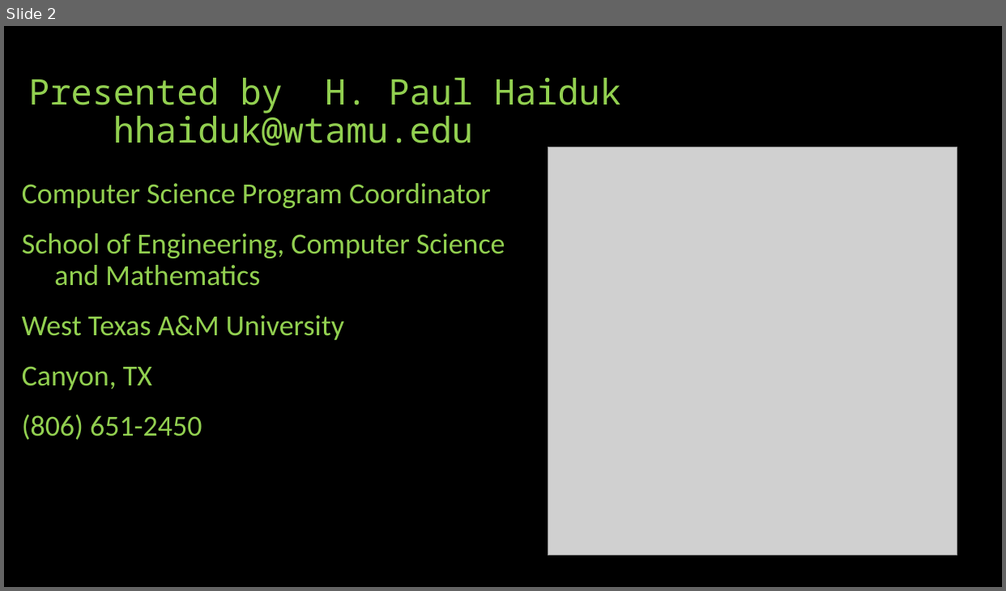
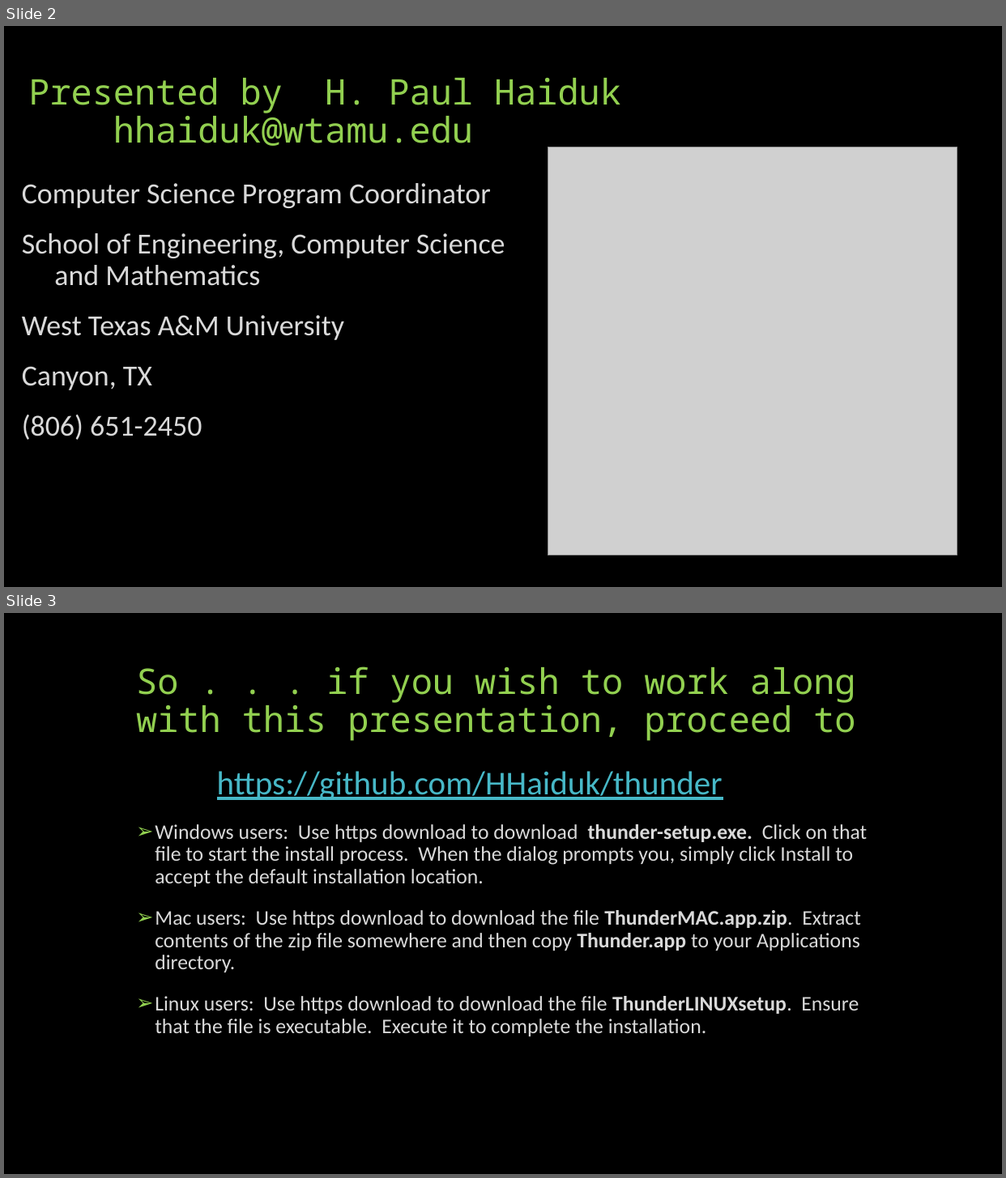
Before and after one commit to HHaiduk/thunder, a slide deck: Thunder_the_Robot.pptx. Shown one above the other, each under a label of ours: slide 2 before the commit, slides 2 and 3 after it. The pictures are 1006x591 and 1006x1178 pixels, drawn with LibreOffice and Linux fonts; fonts in the diff are those of the drawing; grey boxes stand for pictures. Boxes give left, top, right and bottom in pixels: in the first picture for what was removed or moved away, otherwise in the second. Text is boxed around its words. In the diff, an @@ line names an element or a change of style, - is before the commit and + after.

```diff
--- a/Thunder_the_Robot.pptx
+++ b/Thunder_the_Robot.pptx
@@ slide 3 added at (4, 613, 1002, 1174), background #000000 @@
@@ title added at (136, 666, 856, 741), 34 pt, text #92D050 @@
+So . . . if you wish to work along with this presentation, proceed to
@@ text added at (155, 771, 867, 1037), 20 pt, text #D9D9D9 @@
+https://github.com/HHaiduk/thunder
+➢ Windows users: Use https download to download thunder-setup.exe. Click on that file to start the install process. When the dialog prompts you, simply click Install to accept the default installation location.
+➢ Mac users: Use https download to download the file ThunderMAC.app.zip. Extract contents of the zip file somewhere and then copy Thunder.app to your Applications directory.
+➢ Linux users: Use https download to download the file ThunderLINUXsetup. Ensure that the file is executable. Execute it to complete the installation.
@@ slide 2 changed as well @@
@@ text "Computer Science Program Coordinator" at (22, 183, 505, 440): text colour #92D050 to #D9D9D9 @@
```
Also in this commit, not shown: 20 other slides changed, 8 other slides added, 4 other files.
